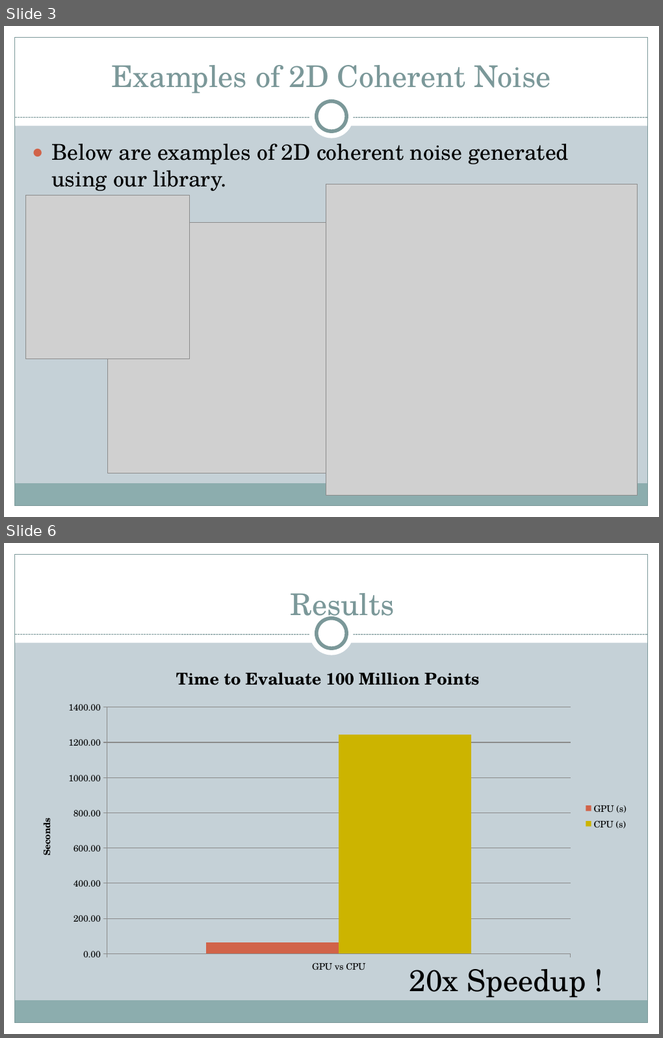
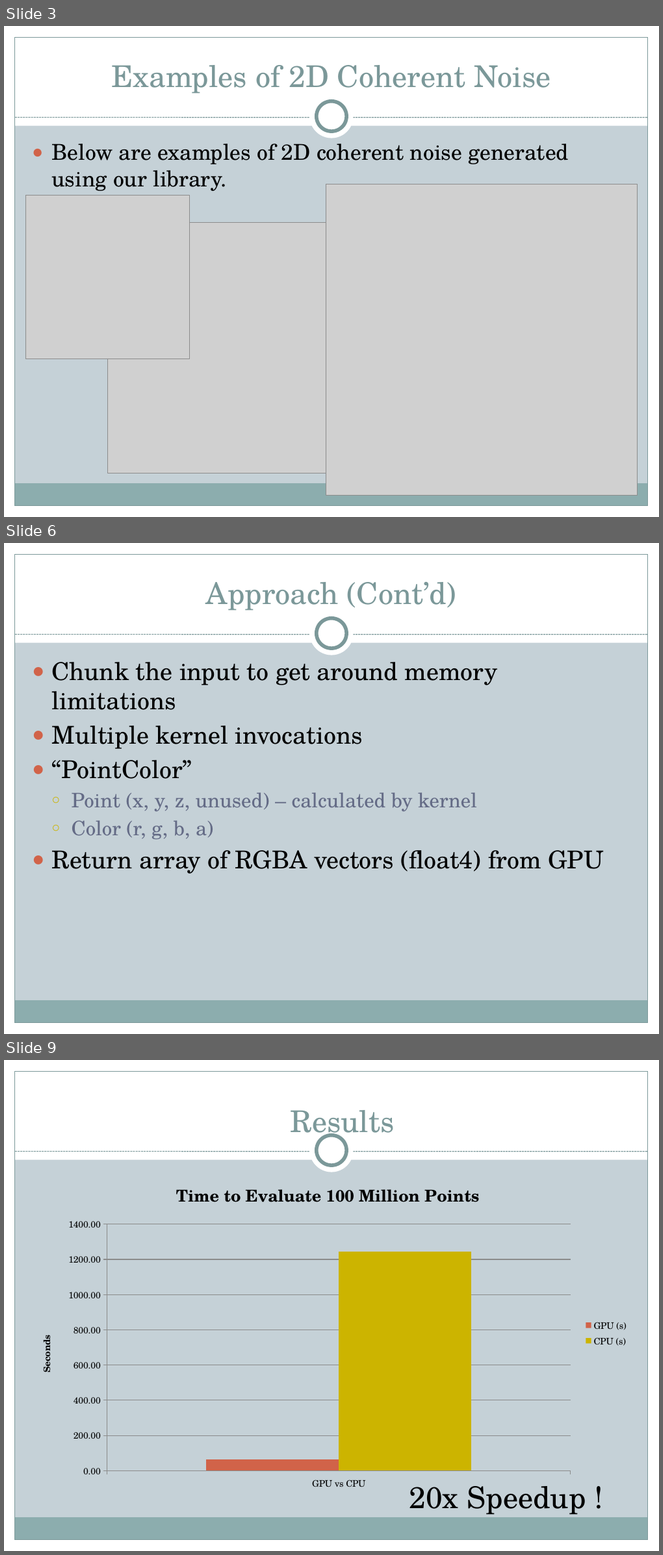
Before and after one commit to freethenation/OpenCLNoise, a slide deck: docs/Presentation.pptx. Shown one above the other, each under a label of ours: slides 3 and 6 before the commit, slides 3, 6 and 9 after it; the slides between them are not shown. The pictures are 663x1038 and 663x1555 pixels, drawn with LibreOffice and Linux fonts; fonts in the diff are those of the drawing; grey boxes stand for pictures. Boxes give left, top, right and bottom in pixels: in the first picture for what was removed or moved away, otherwise in the second. Text is boxed around its words. In the diff, an @@ line names an element or a change of style, - is before the commit and + after.

```diff
--- a/docs/Presentation.pptx
+++ b/docs/Presentation.pptx
@@ slide 6 added at [4,543,659,1034], background #C5D1D7; not listed: 9 template elements that a slide beside it also shows @@
@@ title added at [206,582,456,611], 33 pt, text #7C999A @@
+Approach (Cont’d)
@@ text added at [51,662,603,874], 27 pt, text #000000 @@
+● Chunk the input to get around memory limitations
+● Multiple kernel invocations
+● “PointColor”
+  ○ Point (x, y, z, unused) – calculated by kernel
+  ○ Color (r, g, b, a)
+● Return array of RGBA vectors (float4) from GPU
@@ what was slide 6 is now slide 9 @@
```
Also in this commit, not shown: 3 slides changed, 3 other slides added, 1 slide removed, 5 other files.
